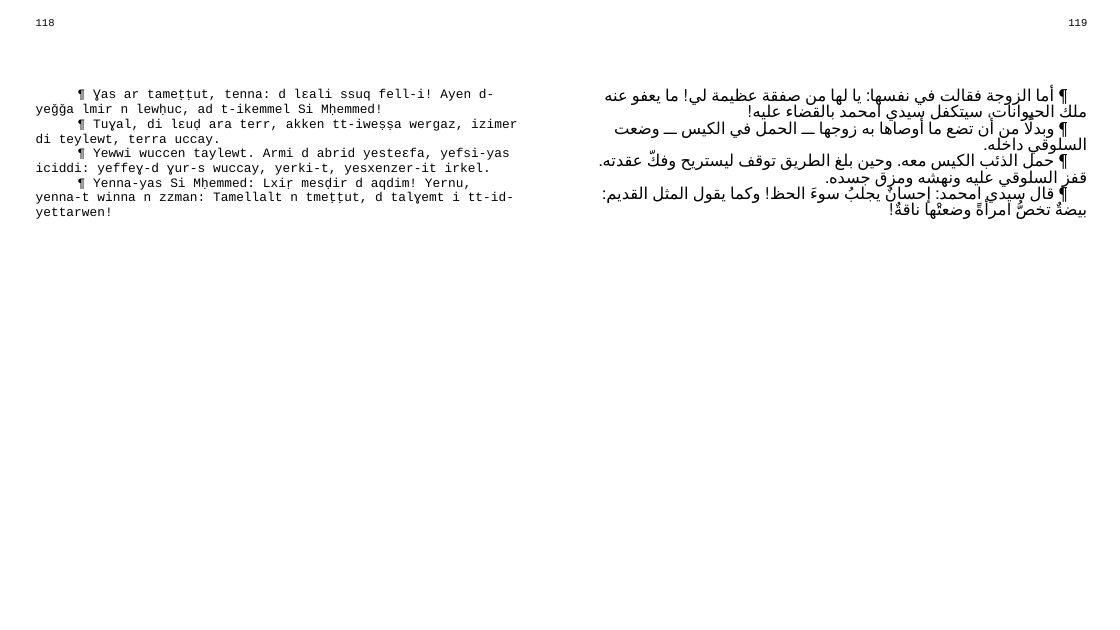
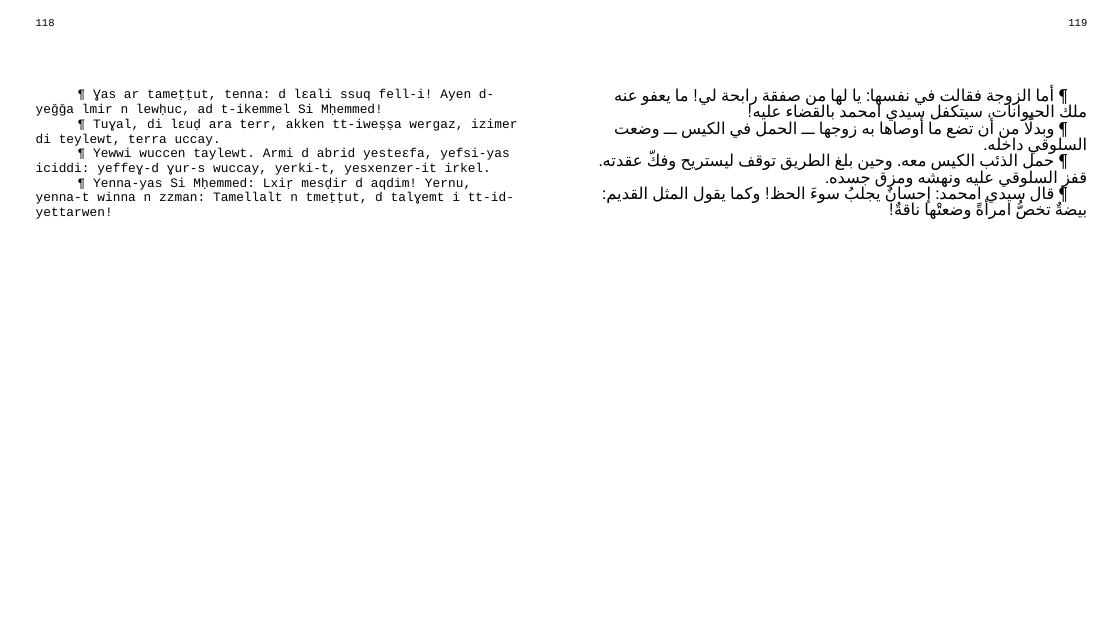
Before and after one commit to sferhah/tamacahut_n_wuccen, a slide deck: slide 55 of Uccen.ConsoleApp/uccen.arb.pptx. Drawn at 1120x630 pixels with LibreOffice and Linux fonts; fonts in the diff are those of the drawing. Boxes give left, top, right and bottom in pixels: in the first picture for what was removed or moved away, otherwise in the second. Text is boxed around its words. In the diff, an @@ line names an element or a change of style, - is before the commit and + after.

```diff
--- a/Uccen.ConsoleApp/uccen.arb.pptx
+++ b/Uccen.ConsoleApp/uccen.arb.pptx
@@ table at box(27, 13, 1096, 607) @@
-row 3, column 3: ¶ أما الزوجة فقالت في نفسها: يا لها من صفقة عظيمة لي! ما يعفو عنه ملك الحيوانات، سيتكفل سيدي امحمد بالقضاء عليه! / ¶ وبدلًا من أن تضع ما أوصاها به زوجها ــ الحمل في الكيس ــ وضعت السلوقي داخله. / ¶ حمل الذئب الكيس معه. وحين بلغ الطريق توقف ليستريح وفكّ عقدته. قفز السلوقي عليه ونهشه ومزق جسده. / ¶ قال سيدي امحمد: إحسانٌ يجلبُ سوءَ الحظ! وكما يقول المثل القديم: بيضةٌ تخصُّ امرأةً وضعتْها ناقةٌ!
+row 3, column 3: ¶ أما الزوجة فقالت في نفسها: يا لها من صفقة رابحة لي! ما يعفو عنه ملك الحيوانات، سيتكفل سيدي امحمد بالقضاء عليه! / ¶ وبدلًا من أن تضع ما أوصاها به زوجها ــ الحمل في الكيس ــ وضعت السلوقي داخله. / ¶ حمل الذئب الكيس معه. وحين بلغ الطريق توقف ليستريح وفكّ عقدته. قفز السلوقي عليه ونهشه ومزق جسده. / ¶ قال سيدي امحمد: إحسانٌ يجلبُ سوءَ الحظ! وكما يقول المثل القديم: بيضةٌ تخصُّ امرأةً وضعتْها ناقةٌ!
```
Also in this commit, not shown: 3 other files.
